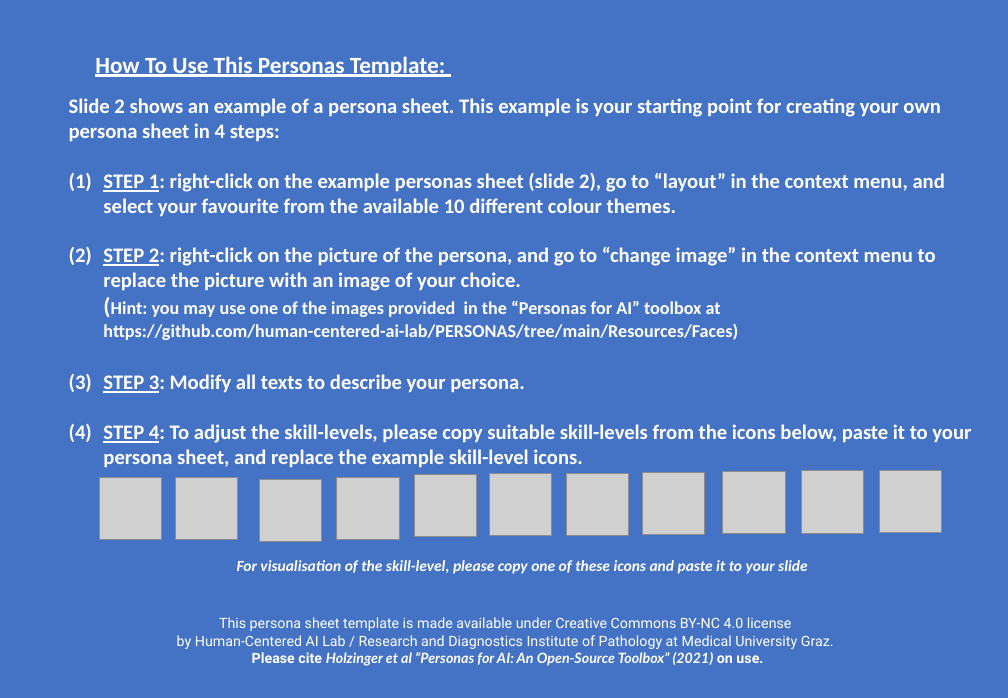
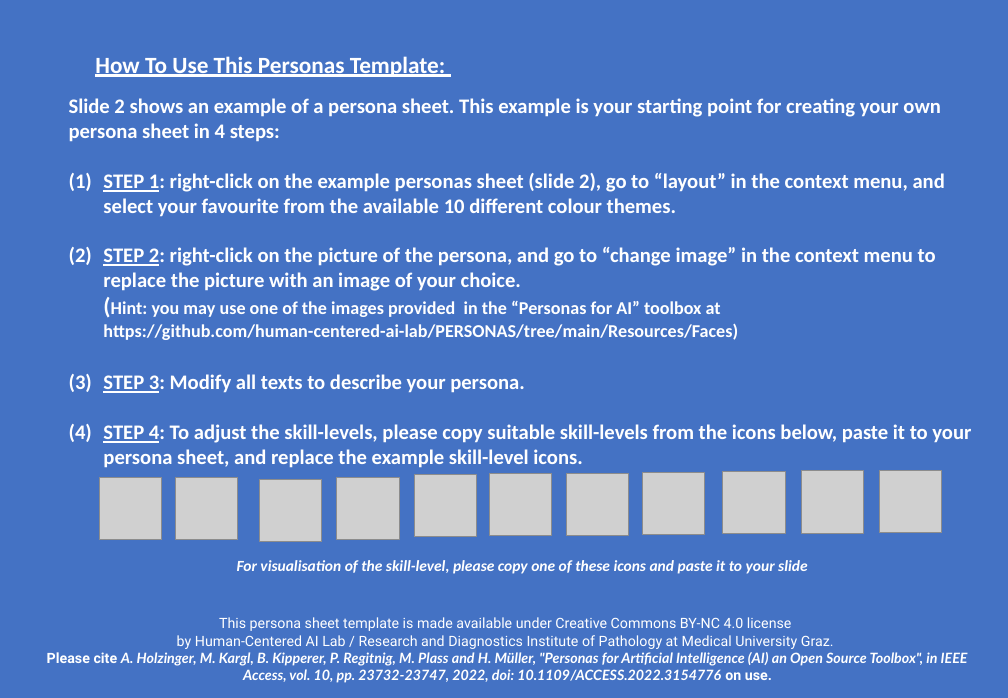
Before and after one commit to human-centered-ai-lab/PERSONAS, a slide deck: slide 1 of Persona_Templates/persona-ppt-template.potx. Drawn at 1008x698 pixels with LibreOffice and Linux fonts; fonts in the diff are those of the drawing; grey boxes stand for pictures. Boxes give left, top, right and bottom in pixels: in the first picture for what was removed or moved away, otherwise in the second. Text is boxed around its words. In the diff, an @@ line names an element or a change of style, - is before the commit and + after.

```diff
--- a/Persona_Templates/persona-ppt-template.potx
+++ b/Persona_Templates/persona-ppt-template.potx
@@ text at [47, 617, 968, 683]: text changed; font Roboto to Lato; bold on; italic on @@
-This persona sheet template is made available under Creative Commons BY-NC 4.0 license
-by Human-Centered AI Lab / Research and Diagnostics Institute of Pathology at Medical University Graz.
-Please cite Holzinger et al ”Personas for AI: An Open-Source Toolbox” (2021) on use.
+This persona sheet template is made available under Creative Commons BY-NC 4.0 license
+by Human-Centered AI Lab / Research and Diagnostics Institute of Pathology at Medical University Graz.
+Please cite A. Holzinger, M. Kargl, B. Kipperer, P. Regitnig, M. Plass and H. Müller, "Personas for Artificial Intelligence (AI) an Open Source Toolbox", in IEEE Access, vol. 10, pp. 23732-23747, 2022, doi: 10.1109/ACCESS.2022.3154776 on use.
```
Also in this commit, not shown: 1 other slide changed.
